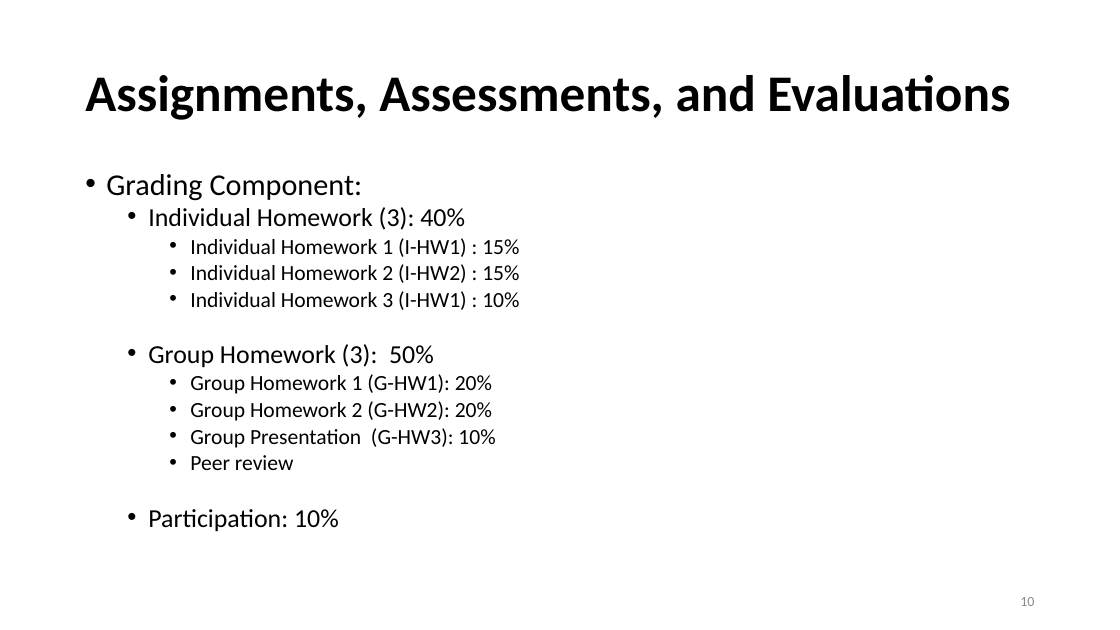
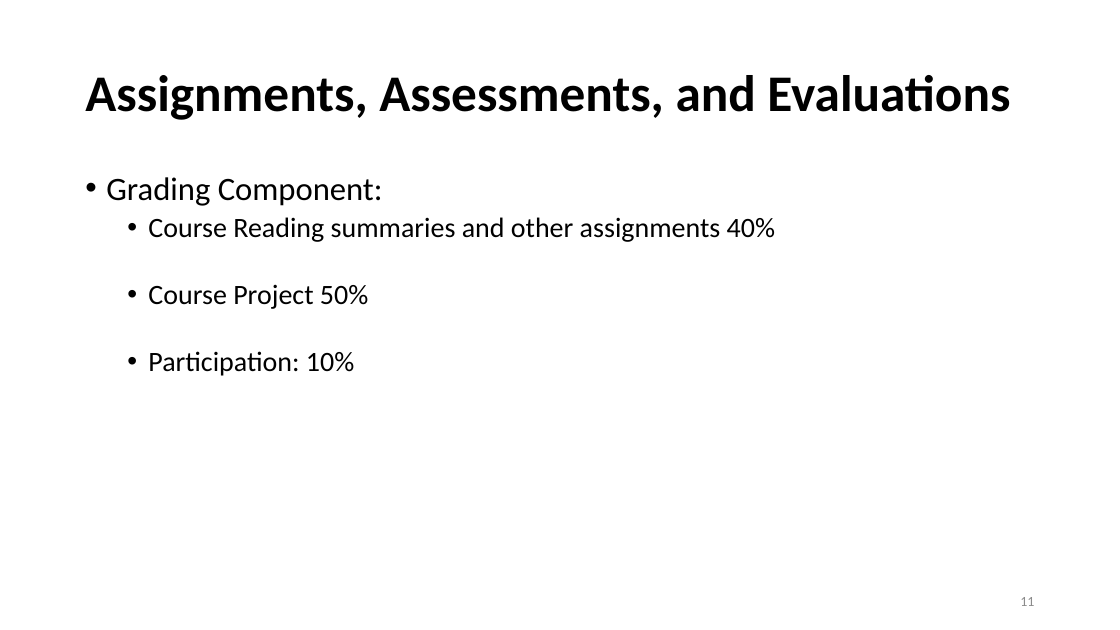
Before and after one commit to ArchitectingSoftware/SE577-SoftwareArchitecture, a slide deck: slide 11 of lectures/Week 1 - Course Overview.pptx (slide 10 before the commit). Drawn at 1120x630 pixels with LibreOffice and Linux fonts; fonts in the diff are those of the drawing. Boxes give left, top, right and bottom in pixels: in the first picture for what was removed or moved away, otherwise in the second. Text is boxed around its words. In the diff, an @@ line names an element or a change of style, - is before the commit and + after.

Commit message:
wip: lecture updates

```diff
--- a/lectures/Week 1 - Course Overview.pptx
+++ b/lectures/Week 1 - Course Overview.pptx
@@ text at (106, 177, 383, 376): size 25.9 to 28 pt in "Grading Component:"; size 22.2 to 24 pt in "Participation: 10%"; line spacing 0.8 to 0.9 @@
@@ text at (148, 217, 775, 309): text changed; size 18.5 to 24 pt @@
-  • Individual Homework (3): 40%
-    • Individual Homework 1 (I-HW1) : 15%
-    • Individual Homework 2 (I-HW2) : 15%
-    • Individual Homework 3 (I-HW1) : 10%
-  • Group Homework (3): 50%
-    • Group Homework 1 (G-HW1): 20%
-    • Group Homework 2 (G-HW2): 20%
-    • Group Presentation (G-HW3): 10%
-    • Peer review
+  • Course Reading summaries and other assignments 40%
+  • Course Project 50%
@@ page number at (1020, 597, 1034, 606): text changed @@
-10
+11
```
Also in this commit, not shown: 4 other slides changed, 2 slides added, 28 slides removed, 1 other file.
